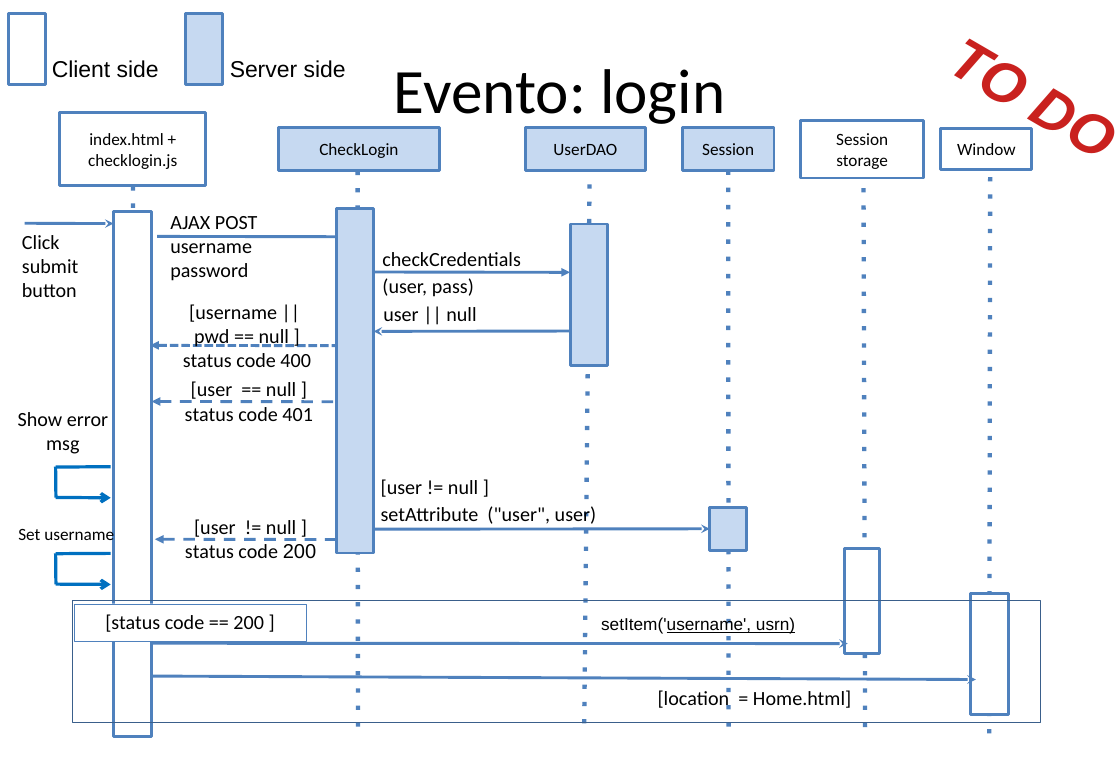
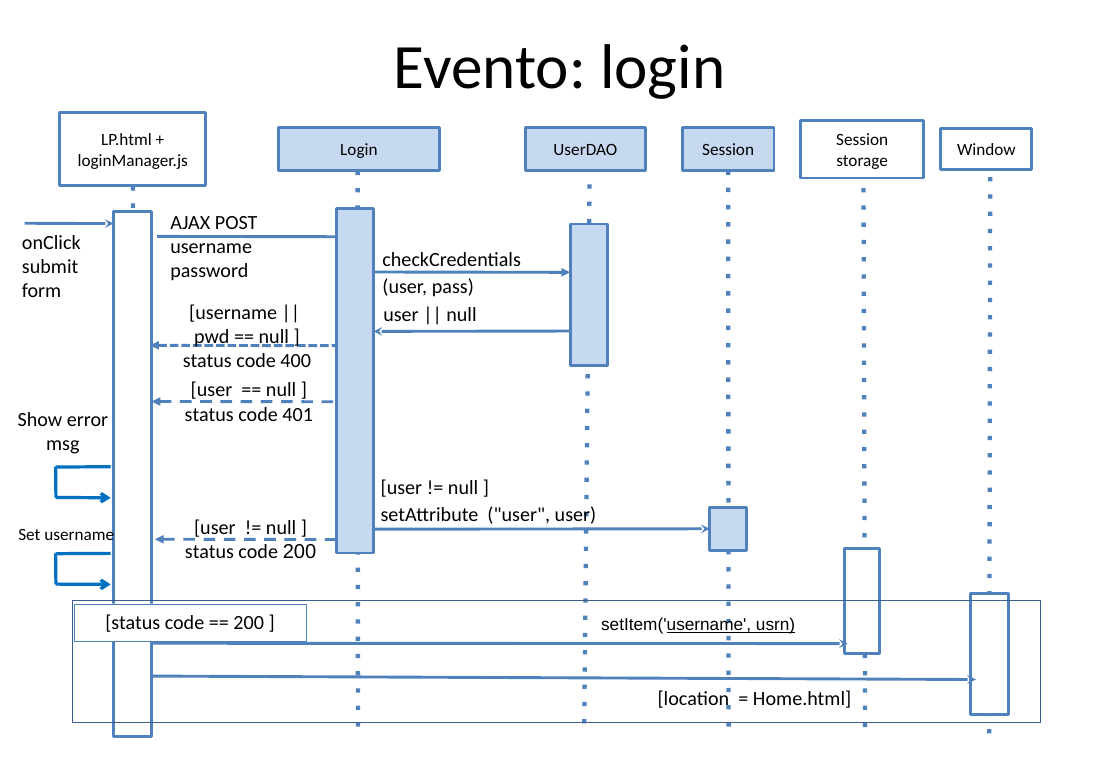
Before and after one commit to lucanotluka/Tecnologie-Informatiche-per-il-Web_-_Rich-Internet-Application, a slide deck: slide 16 of TIW-GruppiRIA.pptx (slide 15 before the commit). Drawn at 1120x775 pixels with LibreOffice and Linux fonts; fonts in the diff are those of the drawing. Boxes give left, top, right and bottom in pixels: in the first picture for what was removed or moved away, otherwise in the second. Text is boxed around its words. In the diff, an @@ line names an element or a change of style, - is before the commit and + after.

```diff
--- a/TIW-GruppiRIA.pptx
+++ b/TIW-GruppiRIA.pptx
@@ rectangle removed at <box>8,13,46,84</box> @@
@@ title "Evento: login" rewrapped from <box>394,69,725,128</box> to <box>394,44,725,99</box> @@
@@ rectangle removed at <box>186,13,223,84</box> @@
@@ text removed at <box>945,38,1101,150</box> @@
-TO DO
@@ text removed at <box>52,60,159,78</box> @@
-Client side
@@ text removed at <box>230,60,346,78</box> @@
-Server side
@@ text in rectangle at <box>78,133,188,169</box>: text changed @@
-index.html + checklogin.js
+LP.html + loginManager.js
@@ text in rectangle at <box>340,143,377,158</box>: text changed @@
-CheckLogin
+Login
@@ text at <box>22,235,81,249</box>: text changed @@
-Click
+onClick
@@ text at <box>22,283,61,297</box>: text changed @@
-button
+form
```
Also in this commit, not shown: 4 other slides changed, 2 slides added, 2 slides removed.
